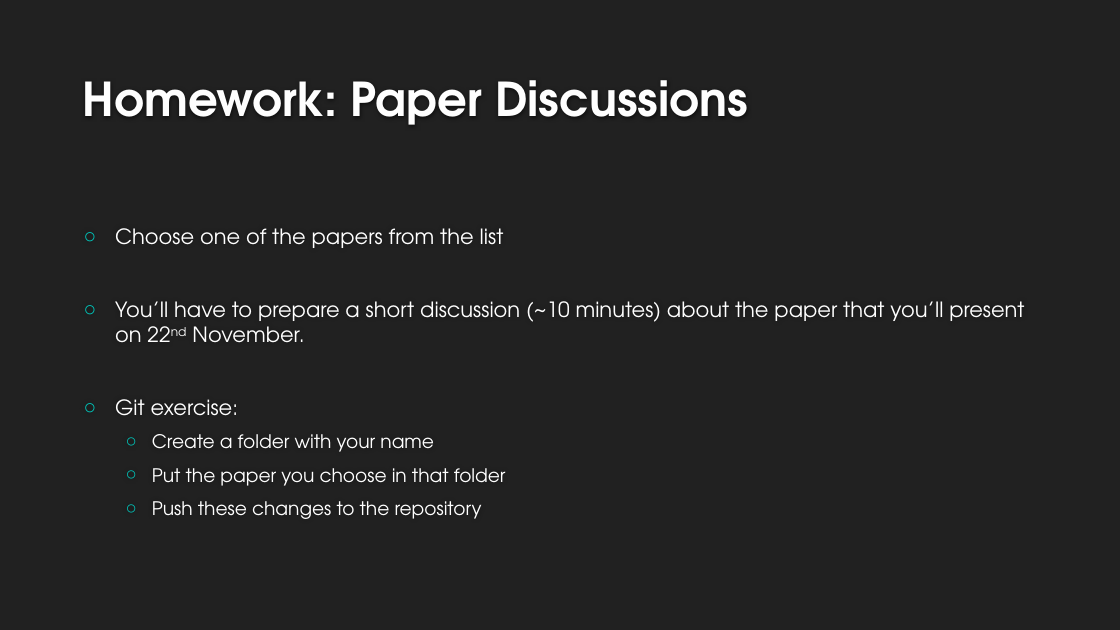
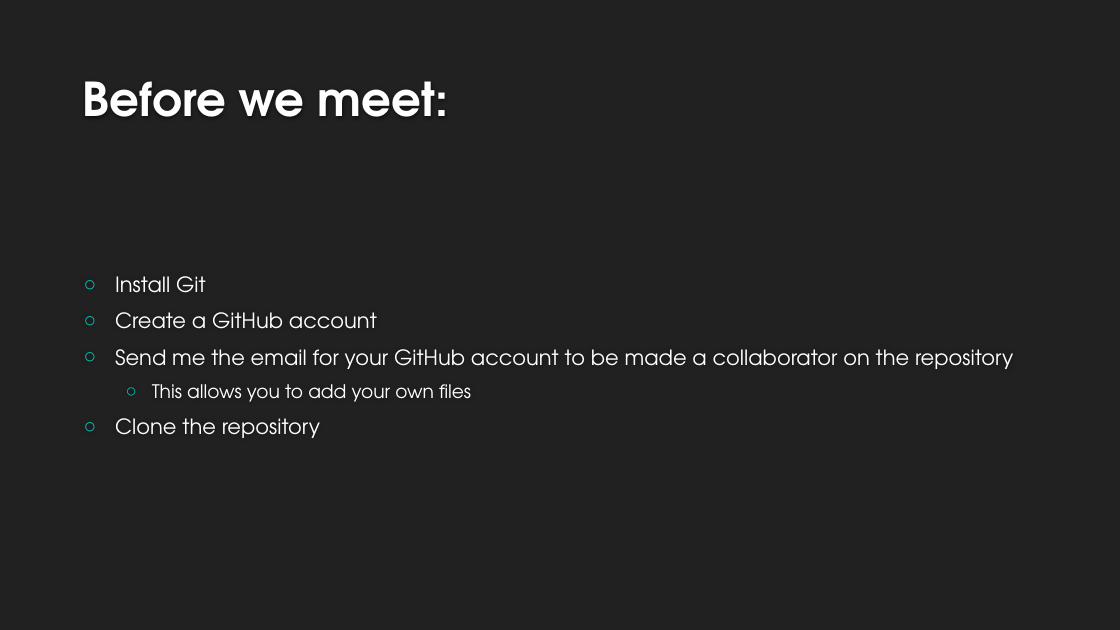
Before and after one commit to allisoct/ETLR24-25, a slide deck: slide 13 of slides/LLR24_Day1.pptx (slide 14 before the commit). Drawn at 1120x630 pixels with LibreOffice and Linux fonts; fonts in the diff are those of the drawing; background and template pictures are left out. Boxes give left, top, right and bottom in pixels: in the first picture for what was removed or moved away, otherwise in the second. Text is boxed around its words. In the diff, an @@ line names an element or a change of style, - is before the commit and + after.

```diff
--- a/slides/LLR24_Day1.pptx
+++ b/slides/LLR24_Day1.pptx
@@ title at <box>83,81,449,117</box>: text changed @@
-Homework: Paper Discussions
+Before we meet:
@@ text at <box>115,276,1013,438</box>: text changed @@
-○ Choose one of the papers from the list
-○ You’ll have to prepare a short discussion (~10 minutes) about the paper that you’ll present on 22nd November.
-○ Git exercise:
-  ○ Create a folder with your name
-  ○ Put the paper you choose in that folder
-  ○ Push these changes to the repository
+○ Install Git
+○ Create a GitHub account
+○ Send me the email for your GitHub account to be made a collaborator on the repository
+  ○ This allows you to add your own files
+○ Clone the repository
```
Also in this commit, not shown: 1 other slide changed, 1 slide removed.
